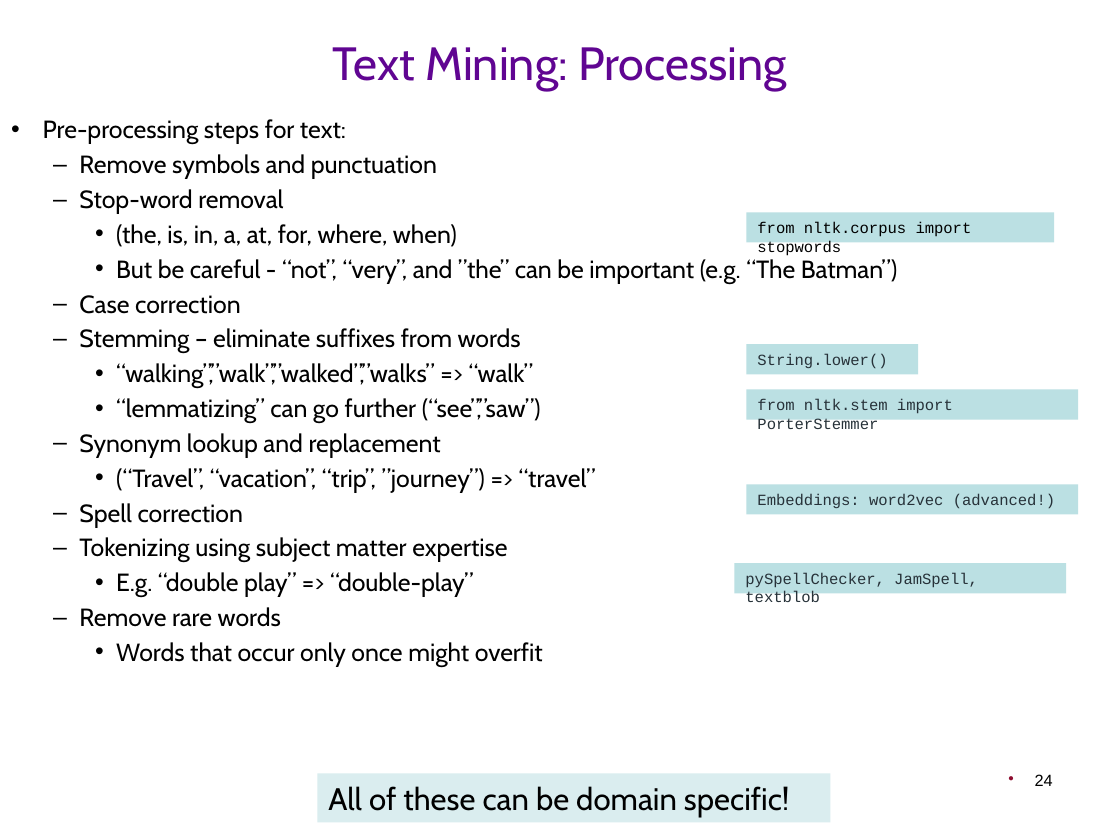
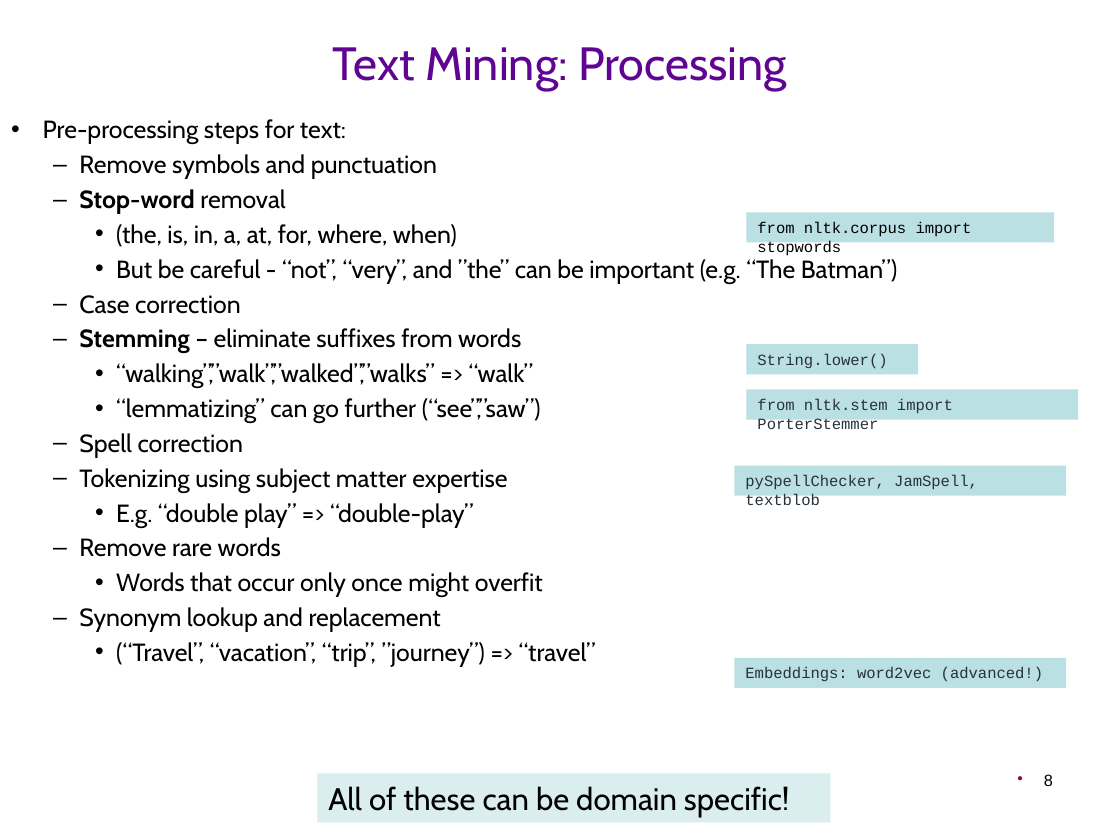
Before and after one commit to CTVisMe/DS4B-core, a slide deck: slide 8 of Slides/T8 - ModellingTextData.pptx (slide 24 before the commit). Drawn at 1120x840 pixels with LibreOffice and Linux fonts; fonts in the diff are those of the drawing; background and template pictures are left out. Boxes give left, top, right and bottom in pixels: in the first picture for what was removed or moved away, otherwise in the second. Text is boxed around its words. In the diff, an @@ line names an element or a change of style, - is before the commit and + after.

```diff
--- a/Slides/T8 - ModellingTextData.pptx
+++ b/Slides/T8 - ModellingTextData.pptx
@@ text at bbox=[79, 189, 521, 353]: bold on in "Stop-word", "Stemming" @@
@@ text at bbox=[79, 433, 596, 492]: paragraphs removed @@
-  – Synonym lookup and replacement
-    • (“Travel”, “vacation”, “trip”, ”journey”) => “travel”
@@ rectangle "pySpellChecker, JamSpell, textblob": place and size @@
-rectangle "pySpellChecker, JamSpell, textblob" at bbox=[735, 563, 1066, 594]
+rectangle "pySpellChecker, JamSpell, textblob" at bbox=[735, 466, 1066, 496]
@@ text at bbox=[79, 607, 596, 666]: paragraphs added @@
+  – Synonym lookup and replacement
+    • (“Travel”, “vacation”, “trip”, ”journey”) => “travel”
@@ rectangle "Embeddings: word2vec (advanced!)": place and size @@
-rectangle "Embeddings: word2vec (advanced!)" at bbox=[746, 485, 1077, 515]
+rectangle "Embeddings: word2vec (advanced!)" at bbox=[735, 657, 1066, 688]
@@ page number at bbox=[1044, 774, 1053, 786]: text changed @@
-24
+8
```
Also in this commit, not shown: 16 other slides changed, 1 slide added, 3 slides removed, 29 other files.
